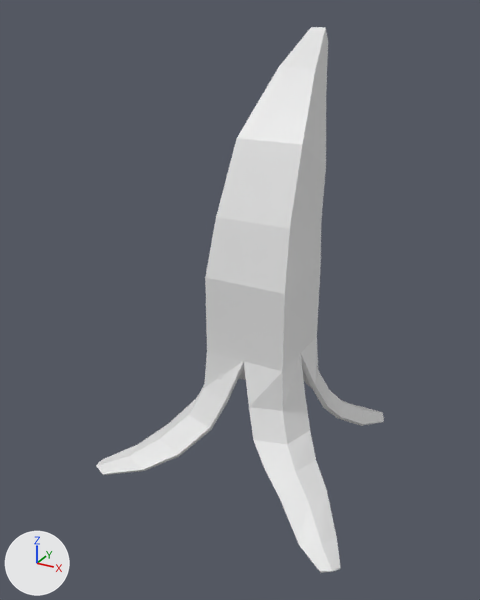
Before and after pictures for a commit that changed the Blender file SourceFiles/Banana_Open.blend.
Camera for both pictures: a 50 mm camera at (0.343, -0.685, 0.518) aimed at (-0.011, -0.042, 0.196). The axes (+X, +Y, +Z) are drawn at lower left. The lights are the same throughout.
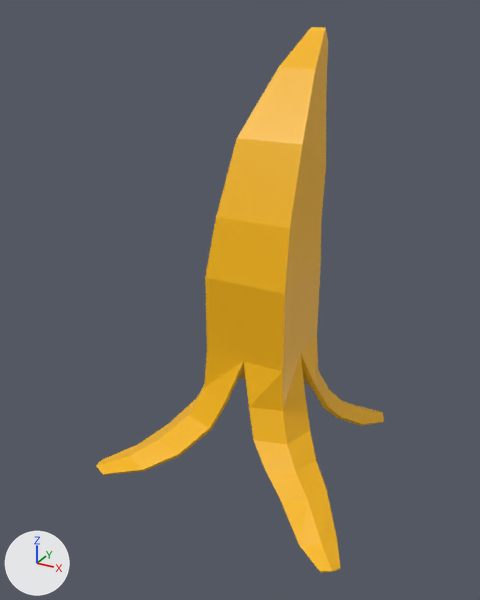
What the commit changed:
Picture 'ColorPalette.png' (img_colorpalette_png) is new.
In material 'Material' (mat_material), base_color is no longer (0.8, 0.8, 0.8), white #e7e7e7.
In material 'Material' (mat_material), texture is now set to img_colorpalette_png.
me_cube has 192 vertices, 190 faces and spans x -0.166..0.178, y -0.178..0.149, z -0.032..0.496.
me_cube is used by ob_cube; location (0.0, 0.0, 0.0).
me_cube part 1: texture (UV) coordinates of 190 of 190 faces, centred in x -0.163..0.175, y -0.175..0.146, z -0.03..0.492, changed; they spanned u 0.12..0.88, v 0.12..0.62 and now span u 0.51..0.56, v 0.38..0.41.

Where the change shows, as pixel boxes [x1, y1, x2, y2] in the pictures (480 x 600 px):
'Cube', surface changed (white to orange)
    both: [96, 27, 384, 573]
